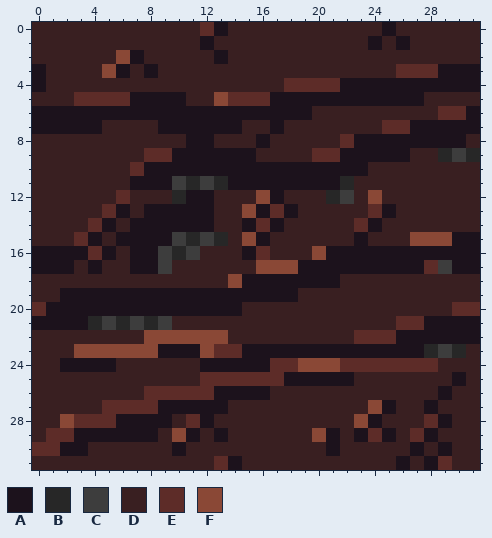
One commit to this pixel-art sprite: unity/ld-fiddyseven/Assets/Art/Environment/Ground_Mud.png. Above, as it was before the edit.
The file is 32x32 pixels.
Palette (. is transparent): A #1c121c  B #272727  C #3d3d3d  D #391f21  E #5d2c28  F #8a4836
Pixels before, first column x 0:
 0 DDDDDDDDDDDDEADDDDDDDDDDDADDDDDD
 1 DDDDDDDDDDDDADDDDDDDDDDDADADDDDD
 2 DDDDDDFADDDDDADDDDDDDDDDDDDDDDDD
 3 ADDDDFADADDDDDDDDDDDDDDDDDEEEAAA
 4 ADDDDDDDDDDDDDDDDDEEEEAAAAAAAAAA
 5 DDDEEEEAAAADDFEEEAAAAAAAAAAADDDD
 6 AAAAAAAAAAAAAAAAAAAADDDDDDDDDEEA
 7 AAAAADDDDAAAAAADDADDDDDDDEEAAAAA
 8 DDDDDDDDDDDAADDDADDDDDEAAAAAAAAD
 9 DDDDDDDDEEAAAAAADDDDEEAAAAADDBCB
10 DDDDDDDEAAAAAAAAAAAAAAAADDDDDDDD
11 DDDDDDDAAACBCBAAAAAAAABDDDDDDDDD
12 DDDDDDEDDDBAADDDFADDDBCDFDDDDDDD
13 DDDDDEADAAAAADDFAEADDDDDEADDDDDD
14 DDDDEADAAAAAADDAEADDDDDEADDDDDDD
15 DDDEADAAAACBCBDFADDDDDDADDDFFFAA
16 AAAAEADAACBCDDDAEDDDFAAAAAAAAAAA
17 AAADADDAACDDDDDDFFFAAAAAAAAAECAA
18 DDDDDDDDDDDDDDFAAAAAAADDDDDDDDDD
19 DDAAAAAAAAAAAAAAAAADDDDDDDDDDDDD
20 EAAAAAAAAAAAAAADDDDDDDDDDDDDDDEE
21 AAAABCBCBCDDDDDDDDDDDDDDDDEEAAAA
22 DDDDDDDDFFFFFFDDDDDDDDDEEEAAAAAA
23 DDDFFFFFFAAAFEEAAAAAAAAAAAAABCBD
24 DDAAAADDDDDDAAAAAEEFFFEEEEEEEDDD
25 DDDDDDDDDDDDEEEEEEAAAAADDDDDDDAD
26 DDDDDDDDEEEEEAAAADDDDDDDDDDDDADD
27 DDDDDEEEEAAAAADDDDDDDDDDFADDADDD
28 DDFEEEAAAADEADDDDDDDDDDFADDDEADD
29 DEEAAAAAADFADADDDDDDFADAEADEADDD
30 EEAADDDDDDADDDDDDDDDDADDDDDADADD
31 DDDDDDDDDDDDDEADDDDDDDDDDDADAEDD
The same view after the edit:
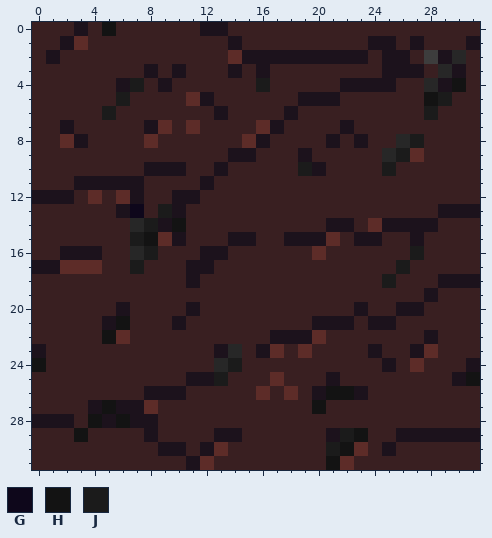
Colours new in this view: G #0e071b  H #131313  J #1b1b1b
Message: New soft ground textures
Difference:
y 0: x 3 D -> A; x 5 D -> H; x 12 E -> A; x 25 A -> D
y 1: x 2..3 DD -> AE; x 12 A -> D; x 14 D -> A; x 25..27 DAD -> ADA; x 31 D -> A
y 2: x 1 D -> A; x 6..7 FA -> DD; x 13..23 ADDDDDDDDDD -> DEAAAAAAAAA; x 25..26 DD -> AA; x 28..30 DDD -> CAB
y 3: x 0 A -> D; x 5..6 FA -> DD; x 10 D -> A; x 14 D -> A; x 16 D -> A; x 25..29 DEEEA -> AAADB; x 31 A -> D
y 4: x 0 A -> D; x 6..7 DD -> AJ; x 9 D -> A; x 16 D -> J; x 18..21 EEEE -> DDDD; x 26..28 AAA -> DDB; x 30..31 AA -> HD
y 5: x 3..18 EEEEAAAADDFEEEAA -> DDDJDDDDEADDDDDD; x 22..29 AAAAAADD -> DDDDDDHJ
y 6: x 0..12 AAAAAAAAAAAAA -> DDDDDJDDDDDDD; x 14..17 AAAA -> DDDD; x 19 A -> D; x 28..31 DEEA -> JDDD
y 7: x 0..1 AA -> DD; x 3..4 AA -> DD; x 8..14 DAAAAAA -> AEDEDDD; x 16 D -> E; x 22 D -> A; x 25..31 EEAAAAA -> DDDDDDD
y 8: x 2..3 DD -> EA; x 8 D -> E; x 11..12 AA -> DD; x 15 D -> E; x 21..22 DE -> AD; x 24..30 AAAAAAA -> DDBJDDD
y 9: x 8..13 EEAAAA -> DDDDDD; x 19..27 DEEAAAAAD -> ADDDDDBJE; x 29..31 BCB -> DDD
y 10: x 7 E -> D; x 11..12 AA -> DD; x 14..19 AAAAAA -> DDDDDJ; x 21..23 AAA -> DDD; x 25 D -> J
y 11: x 3..6 DDDD -> AAAA; x 8..22 AACBCBAAAAAAAAB -> DDDDADDDDDDDDDD
y 12: x 0..2 DDD -> AAA; x 4 D -> E; x 7 D -> A; x 10 B -> A; x 12 A -> D; x 16..17 FA -> DD; x 21..22 BC -> DD; x 24 F -> D
y 13: x 5 E -> D; x 7..9 DAA -> GDJ; x 11..12 AA -> DD; x 15..18 FAEA -> DDDD; x 24..25 EA -> DD; x 29..31 DDD -> AAA
y 14: x 4..5 EA -> DD; x 7..8 AA -> BJ; x 10..12 AAA -> HDD; x 15..17 AEA -> DDD; x 21..28 DDEADDDD -> AADEAAAA
y 15: x 3..4 EA -> DD; x 6..16 AAAACBCBDFA -> DJHEADDDAAD; x 18..21 DDDD -> AAAE; x 24 D -> A; x 27..31 FFFAA -> ADDDD
y 16: x 0..1 AA -> DD; x 4..5 EA -> AD; x 7..13 AACBCDD -> BJDDDAA; x 15..16 AE -> DD; x 20..31 FAAAAAAAAAAA -> EDDDDDDJDDDD
y 17: x 2..4 ADA -> EEE; x 7..9 AAC -> JDD; x 11..12 DD -> AA; x 16..31 FFFAAAAAAAAAECAA -> DDDDDDDDDDJDDDDD
y 18: x 11 D -> A; x 14..21 FAAAAAAA -> DDDDDDDD; x 25 D -> J; x 29..31 DDD -> AAA
y 19: x 2..18 AAAAAAAAAAAAAAAAA -> DDDDDDDDDDDDDDDDD; x 28 D -> A
y 20: x 0..5 EAAAAA -> DDDDDD; x 7..10 AAAA -> DDDD; x 12..14 AAA -> DDD; x 23 D -> A; x 26..27 DD -> AA; x 30..31 EE -> DD
y 21: x 0..10 AAAABCBCBCD -> DDDDDAHDDDA; x 20..22 DDD -> AAA; x 24..31 DDEEAAAA -> AADDDDDD
y 22: x 5..6 DD -> HE; x 8..13 FFFFFF -> DDDDDD; x 17..20 DDDD -> AAAE; x 23..27 EEEAA -> DDDDD; x 29..31 AAA -> DDD
y 23: x 0 D -> A; x 3..15 FFFFFFAAAFEEA -> DDDDDDDDDDABD; x 17..23 AAAAAAA -> EDEDDDD; x 25..26 AA -> DD; x 28..30 BCB -> EDD
y 24: x 0 D -> H; x 2..5 AAAA -> DDDD; x 12..26 AAAAAEEFFFEEEEE -> DBJDDDDDDDDDDAD; x 28 E -> D; x 31 D -> A
y 25: x 11..16 DEEEEE -> AAJDDD; x 18..20 AAA -> DDD; x 22 A -> D; x 31 D -> H
y 26: x 8..16 EEEEEAAAA -> AAADDDDDE; x 18 D -> E; x 20..23 DDDD -> AHHA; x 29 A -> D
y 27: x 4..7 DEEE -> AHAA; x 9..13 AAAAA -> DDDDD; x 20 D -> H; x 24..25 FA -> DD; x 28 A -> D
y 28: x 0..6 DDFEEEA -> AAADHAH; x 9 A -> D; x 11..12 EA -> DD; x 23..24 FA -> DD; x 28..29 EA -> DD
y 29: x 1..7 EEAAAAA -> DDHDDDD; x 10..11 FA -> DD; x 14 D -> A; x 20 F -> D; x 22..27 DAEADE -> JHDDAA; x 29..31 DDD -> AAA
y 30: x 0..3 EEAA -> DDDD; x 9 D -> A; x 12..13 DD -> AE; x 21..23 ADD -> JHE; x 25 D -> A; x 27 A -> D; x 29 A -> D
y 31: x 11..14 DDEA -> AEDD; x 21..22 DD -> HE; x 26 A -> D; x 28..29 AE -> DD
Boxes around the changes in both pictures, in picture pixels (x1, y1, x2, y2):
changed: (32, 22, 480, 470)
